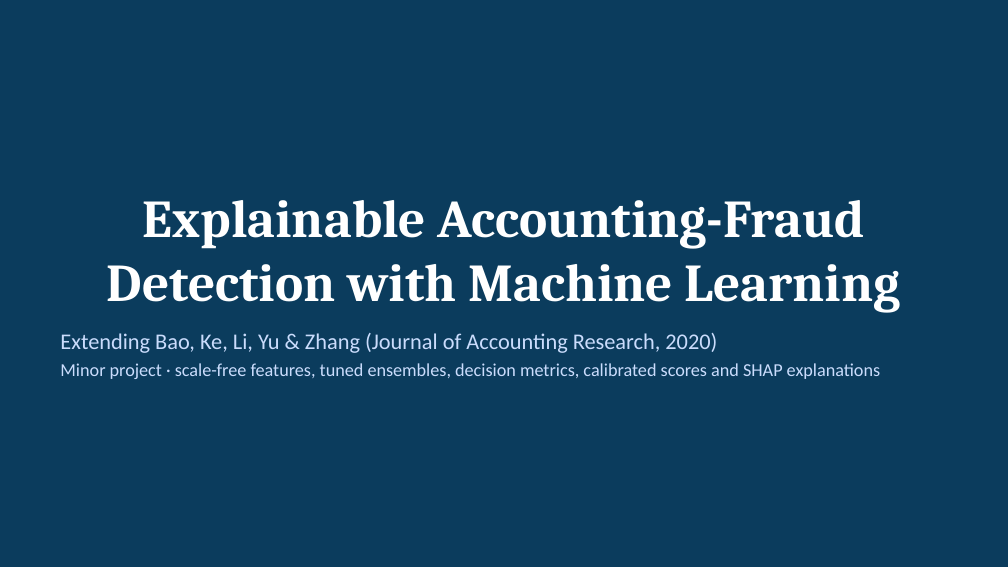
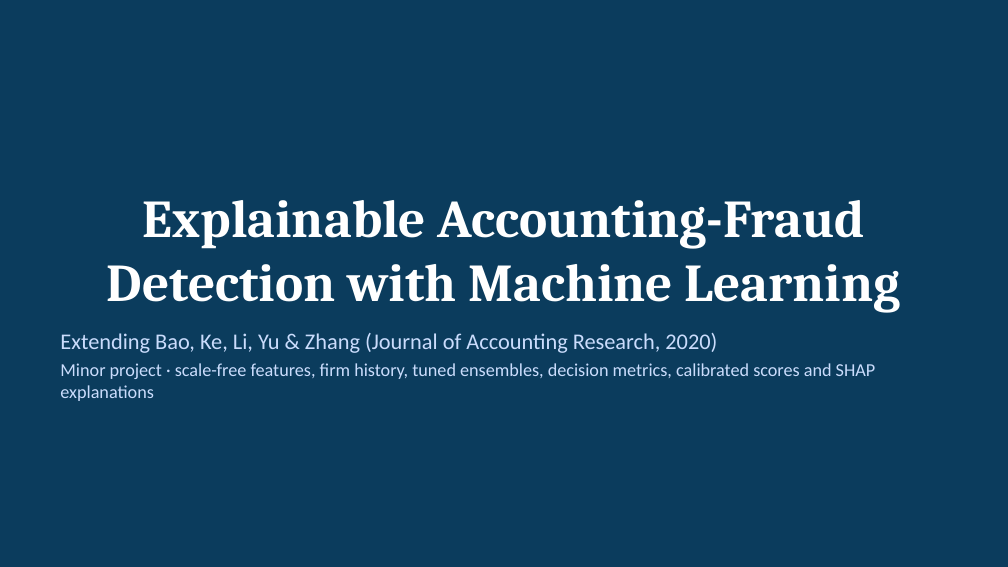
Before and after one commit to dhruv-37/Final-Year-Project-Minor, a slide deck: slide 1 of presentation/Fraud_Detection_Project.pptx. Drawn at 1008x567 pixels with LibreOffice and Linux fonts; fonts in the diff are those of the drawing. Boxes give left, top, right and bottom in pixels: in the first picture for what was removed or moved away, otherwise in the second. Text is boxed around its words. In the diff, an @@ line names an element or a change of style, - is before the commit and + after.

```diff
--- a/presentation/Fraud_Detection_Project.pptx
+++ b/presentation/Fraud_Detection_Project.pptx
@@ text at (60, 363, 876, 401): text changed @@
-Minor project · scale-free features, tuned ensembles, decision metrics, calibrated scores and SHAP explanations
+Minor project · scale-free features, firm history, tuned ensembles, decision metrics, calibrated scores and SHAP explanations
```
Also in this commit, not shown: 14 other slides changed, 4 slides added, 2 other files.
